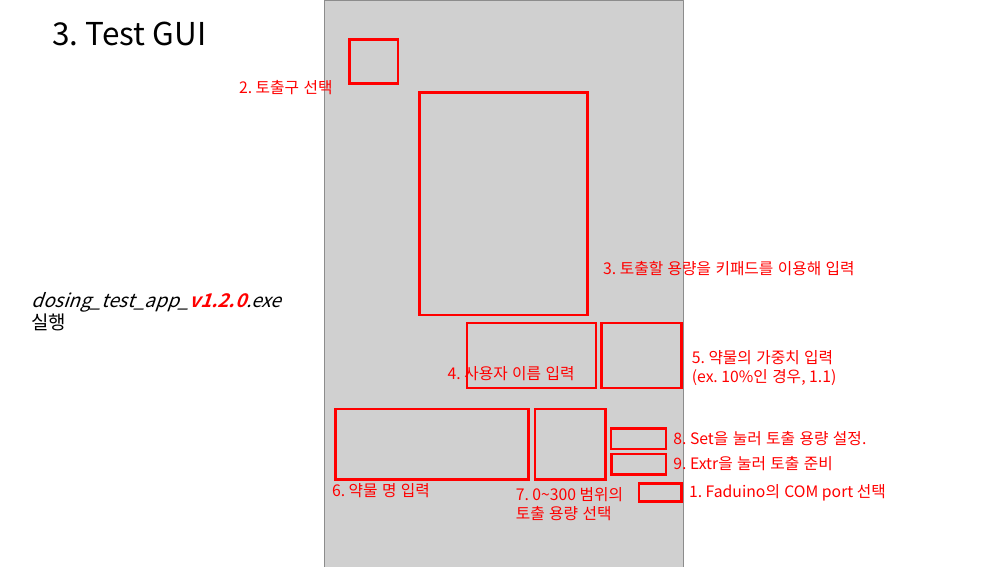
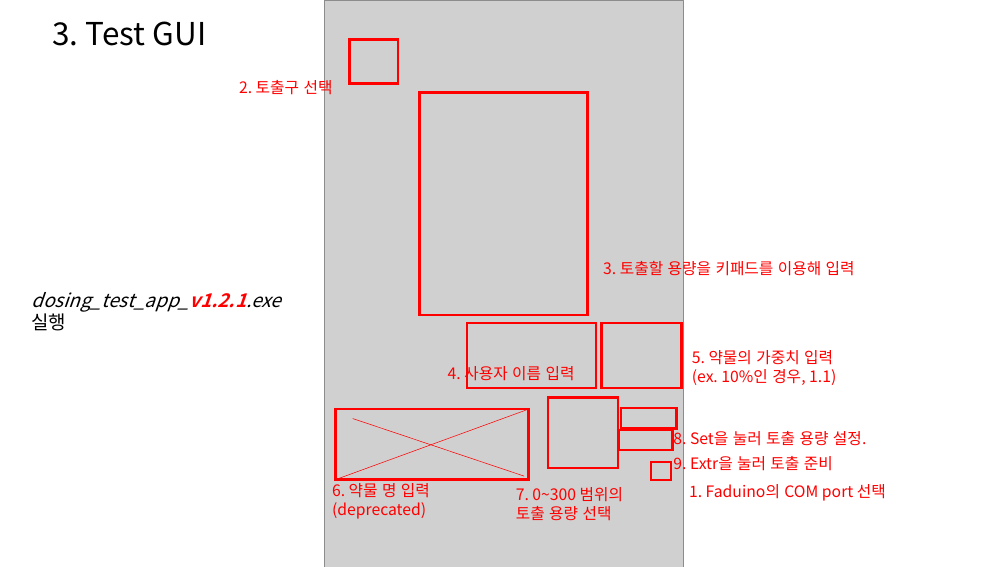
Before and after one commit to cwal1220/arduino-solenoid, a slide deck: slide 6 of Document/PharmSyrupUltra_Firmware_v1.2.1.pptx. Drawn at 1008x567 pixels with LibreOffice and Linux fonts; fonts in the diff are those of the drawing; grey boxes stand for pictures. Boxes give left, top, right and bottom in pixels: in the first picture for what was removed or moved away, otherwise in the second. Text is boxed around its words. In the diff, an @@ line names an element or a change of style, - is before the commit and + after.

```diff
--- a/Document/PharmSyrupUltra_Firmware_v1.2.1.pptx
+++ b/Document/PharmSyrupUltra_Firmware_v1.2.1.pptx
@@ text at box(32, 292, 282, 331): text changed @@
-dosing_test_app_v1.2.0.exe 실행
+dosing_test_app_v1.2.1.exe 실행
@@ line added from (336, 479) to (527, 410), #FF0000 0.5 pt @@
@@ line added from (524, 476) to (352, 419), #FF0000 0.5 pt @@
@@ rectangle: place and size @@
-rectangle at box(535, 409, 605, 480)
+rectangle at box(548, 398, 619, 469)
@@ rectangle: place and size @@
-rectangle at box(611, 429, 666, 449)
+rectangle at box(622, 408, 677, 429)
@@ rectangle: place and size @@
-rectangle at box(612, 454, 666, 475)
+rectangle at box(619, 430, 673, 450)
@@ rectangle: place and size @@
-rectangle at box(639, 484, 681, 502)
+rectangle at box(651, 462, 671, 479)
@@ text at box(332, 483, 430, 519): text changed @@
-6. 약물 명 입력
+6. 약물 명 입력(deprecated)
```
Also in this commit, not shown: 1 other slide changed, 1 other file.
